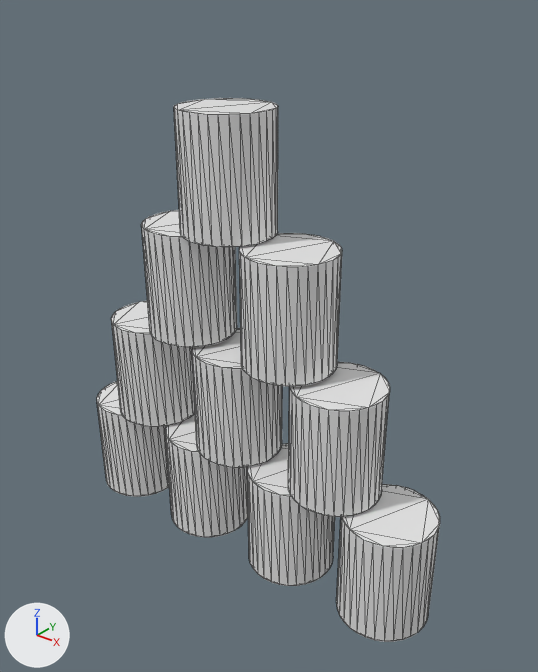
Renders of the glTF model public/cans.glb from each side of a commit.
Both versions are drawn from a camera (50 mm lens) standing at (0.973, -1.104, 3.448) and looking at (0.073, 0.022, 2.75). The axes (+X, +Y, +Z) are drawn at lower left. The lights are the same throughout. Mesh edges are drawn as thin lines.
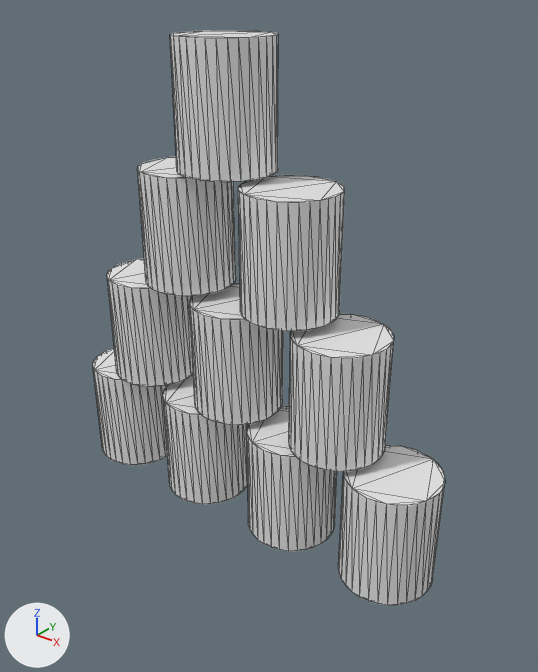
Pixel boxes [x1, y1, x2, y2] of what changed, in the pictures (538 x 672 px):
'Cylinder.009', moved
    before: [174, 98, 278, 247]
    after: [170, 30, 279, 182]
'Cylinder.008', moved
    before: [239, 233, 342, 386]
    after: [238, 175, 345, 331]
'Cylinder.004', moved
    before: [288, 362, 390, 517]
    after: [289, 314, 394, 472]
'Cylinder.003', moved
    before: [336, 484, 440, 642]
    after: [338, 445, 445, 605]
'Cylinder.007', moved
    before: [141, 210, 237, 347]
    after: [137, 157, 236, 296]
'Cylinder.005', moved
    before: [192, 328, 283, 468]
    after: [190, 283, 283, 425]
'Cylinder.002', moved
    before: [248, 443, 335, 586]
    after: [247, 406, 337, 551]
'Cylinder.006', moved
    before: [111, 301, 195, 427]
    after: [107, 259, 193, 387]
'Cylinder.001', moved
    before: [166, 414, 248, 537]
    after: [163, 375, 248, 504]
'Cylinder', moved
    before: [97, 381, 169, 497]
    after: [93, 348, 168, 465]

Edits to the bpy script that builds the scene:
```text
Change ob_cylinder:
    ob_cylinder.location: (-0.357, 0.0, 2.33) -> (-0.357, 0.0, 2.431)
Change ob_cylinder_001:
    ob_cylinder_001.location: (-0.103, 0.0, 2.33) -> (-0.103, 0.0, 2.431)
Change ob_cylinder_002:
    ob_cylinder_002.location: (0.156, 0.0, 2.33) -> (0.156, 0.0, 2.431)
Change ob_cylinder_003:
    ob_cylinder_003.location: (0.407, 0.0, 2.33) -> (0.407, 0.0, 2.431)
Change ob_cylinder_004:
    ob_cylinder_004.location: (0.27, 0.0, 2.584) -> (0.27, 0.0, 2.696)
Change ob_cylinder_005:
    ob_cylinder_005.location: (0.001, 0.0, 2.584) -> (0.001, 0.0, 2.696)
Change ob_cylinder_006:
    ob_cylinder_006.location: (-0.265, 0.0, 2.584) -> (-0.265, 0.0, 2.696)
Change ob_cylinder_007:
    ob_cylinder_007.location: (-0.132, 0.0, 2.842) -> (-0.132, 0.0, 2.963)
Change ob_cylinder_008:
    ob_cylinder_008.location: (0.144, 0.0, 2.842) -> (0.144, 0.0, 2.963)
Change ob_cylinder_009:
    ob_cylinder_009.location: (-0.015, 0.0, 3.096) -> (-0.015, 0.0, 3.224)
```
